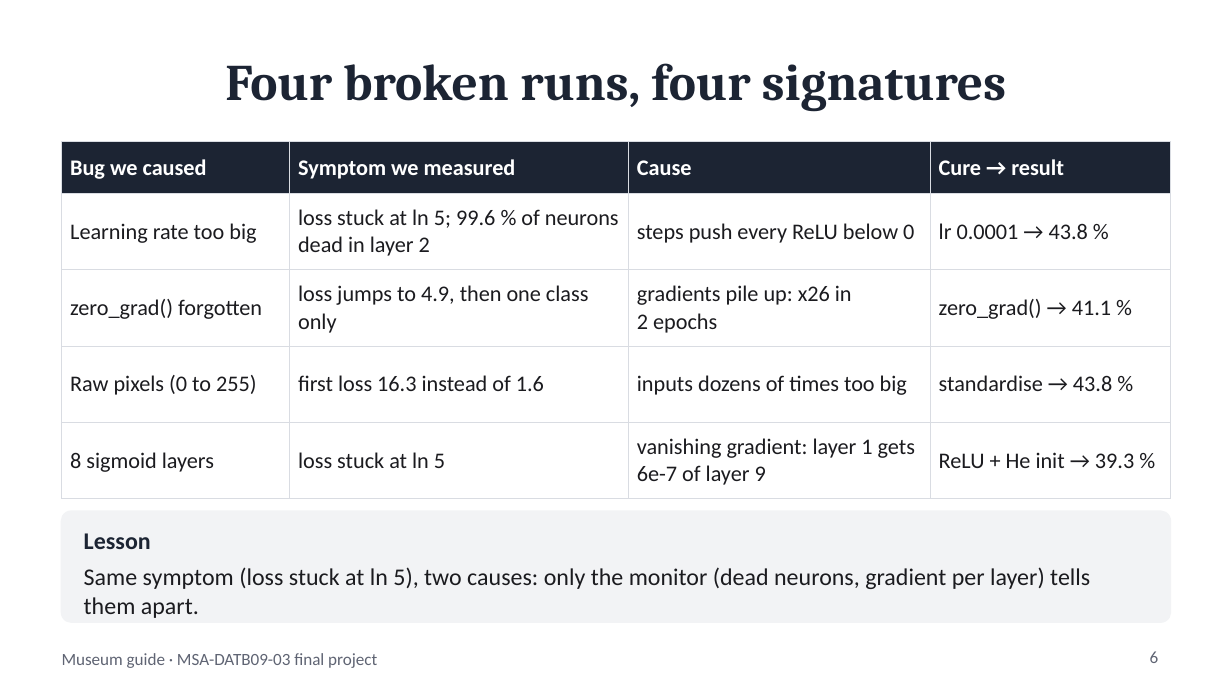
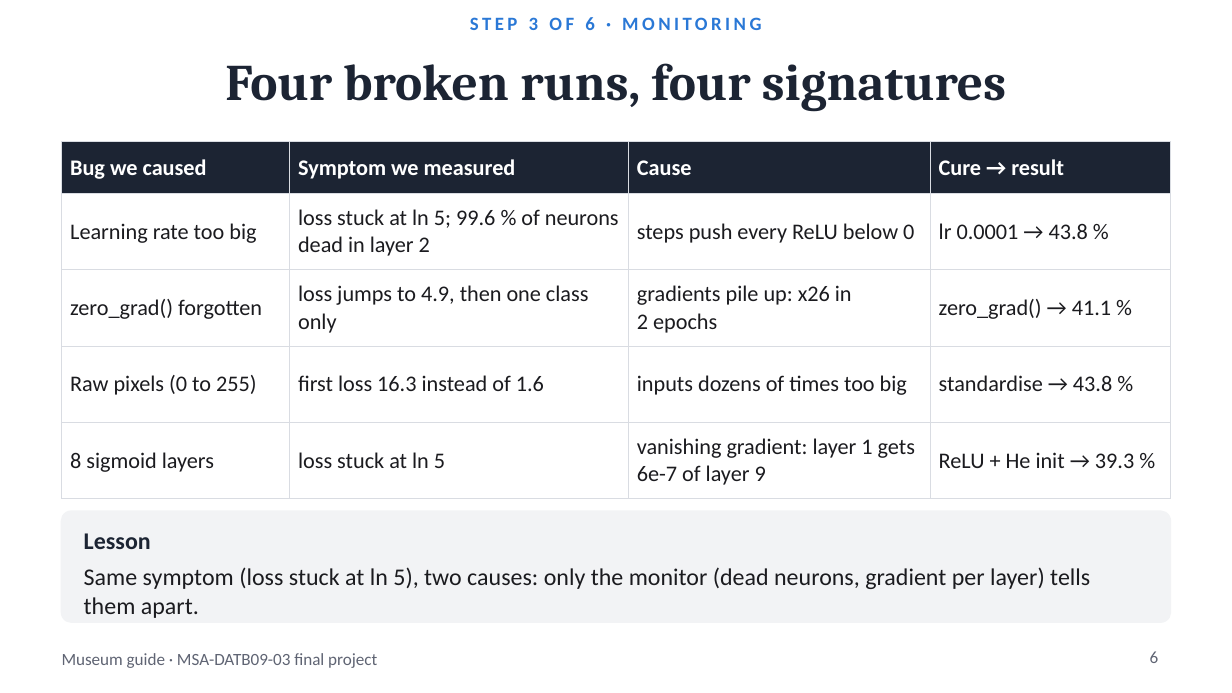
Before and after one commit to BenjaminAHS/neural-network-project, a slide deck: slide 6 of docs/museum_guide_presentation.pptx. Drawn at 1232x693 pixels with LibreOffice and Linux fonts; fonts in the diff are those of the drawing. Boxes give left, top, right and bottom in pixels: in the first picture for what was removed or moved away, otherwise in the second. Text is boxed around its words. In the diff, an @@ line names an element or a change of style, - is before the commit and + after.

```diff
--- a/docs/museum_guide_presentation.pptx
+++ b/docs/museum_guide_presentation.pptx
@@ text added at [470,17,761,30], 11 pt, text #2A78D6, bold @@
+STEP 3 OF 6 · MONITORING
```
Also in this commit, not shown: 8 other slides changed, 1 slide added, 1 slide removed, 9 other files.
